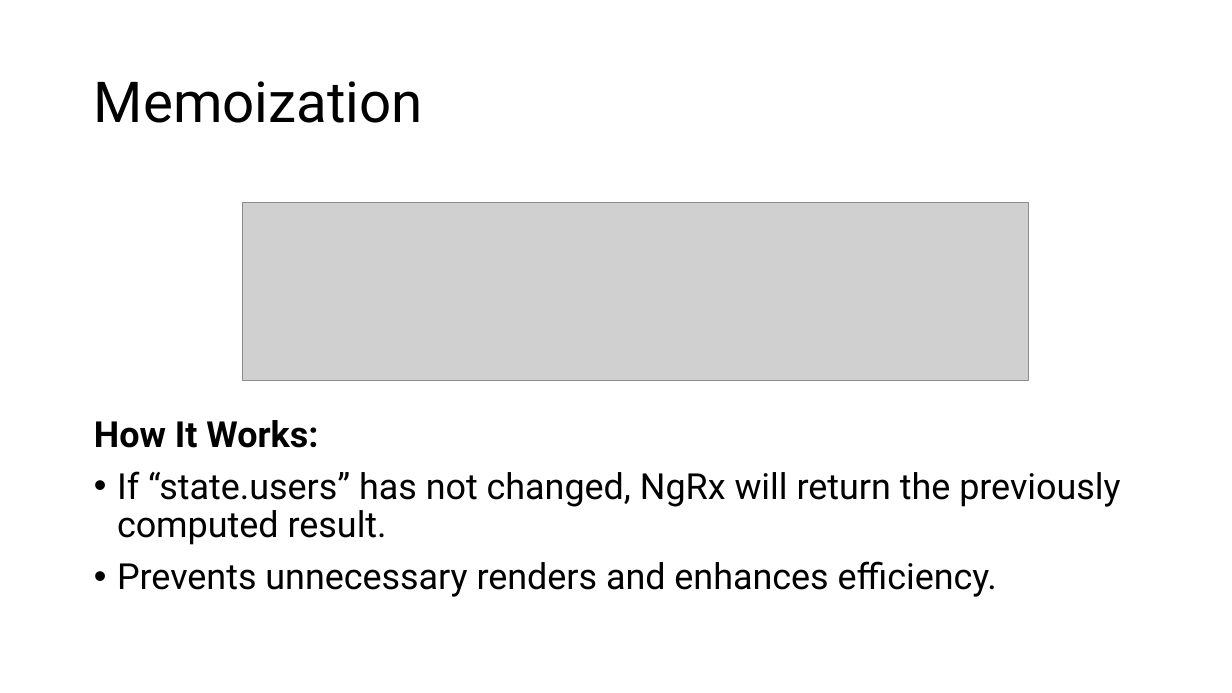
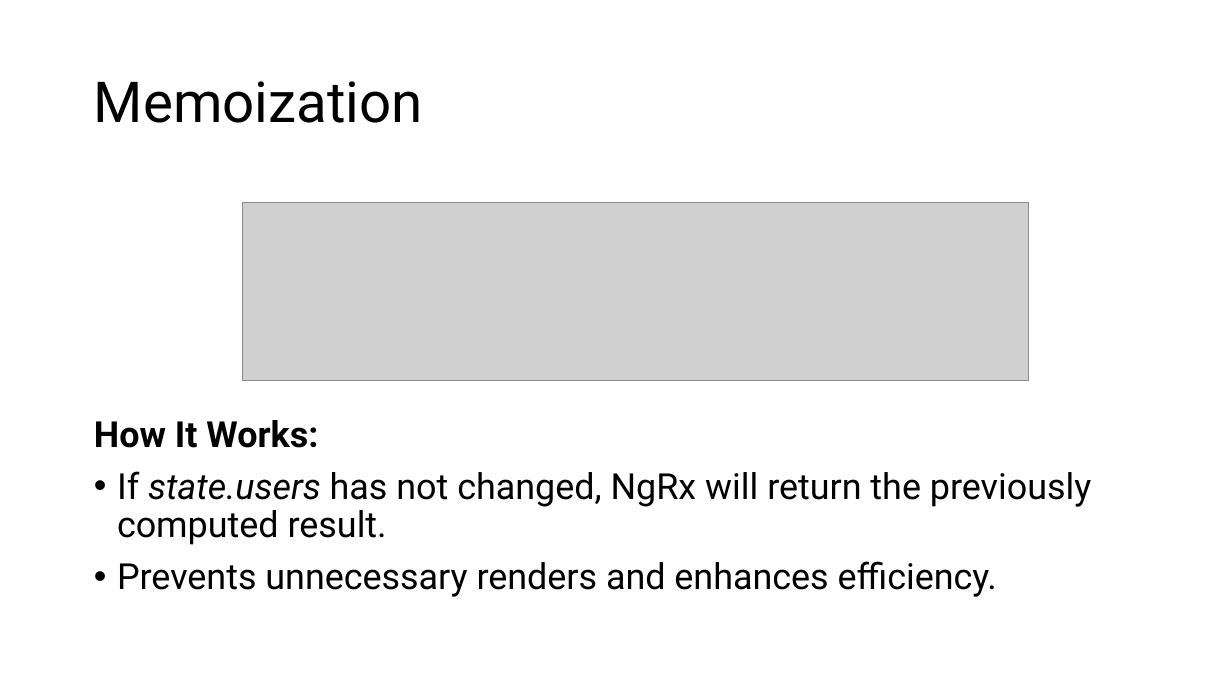
Before and after one commit to egliloris/movie-center-x, a slide deck: slide 10 of NgRx Workshop.pptx. Drawn at 1232x693 pixels with LibreOffice and Linux fonts; fonts in the diff are those of the drawing; grey boxes stand for pictures. Boxes give left, top, right and bottom in pixels: in the first picture for what was removed or moved away, otherwise in the second. Text is boxed around its words. In the diff, an @@ line names an element or a change of style, - is before the commit and + after.

```diff
--- a/NgRx Workshop.pptx
+++ b/NgRx Workshop.pptx
@@ text at bbox=[117, 471, 1091, 545]: text changed @@
-• If “state.users” has not changed, NgRx will return the previously computed result.
+• If state.users has not changed, NgRx will return the previously computed result.
```
Also in this commit, not shown: 7 other slides changed.
